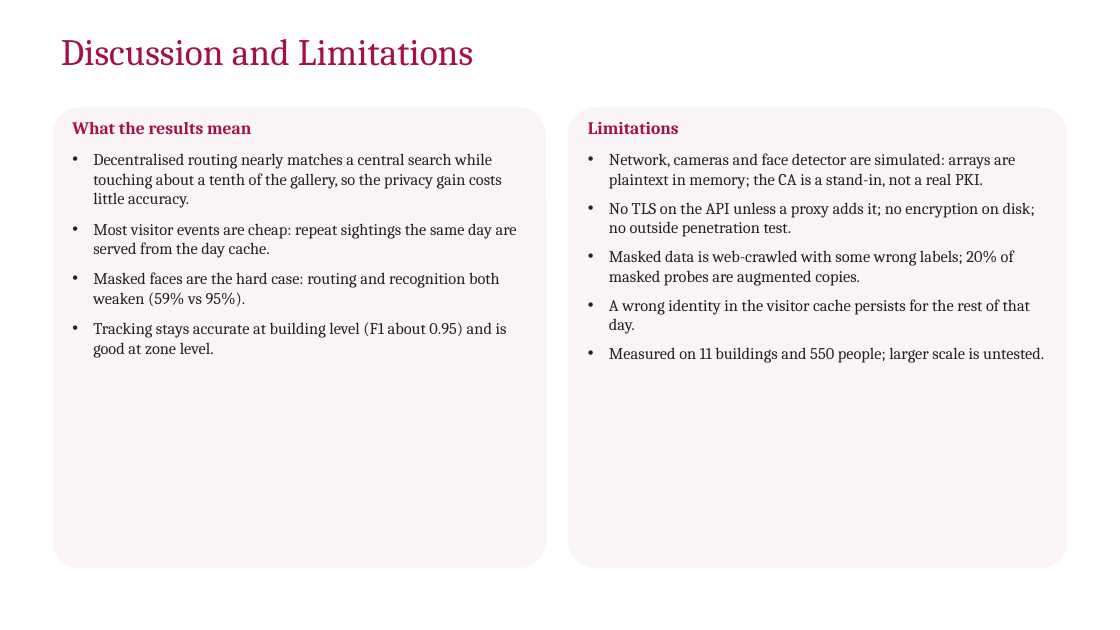
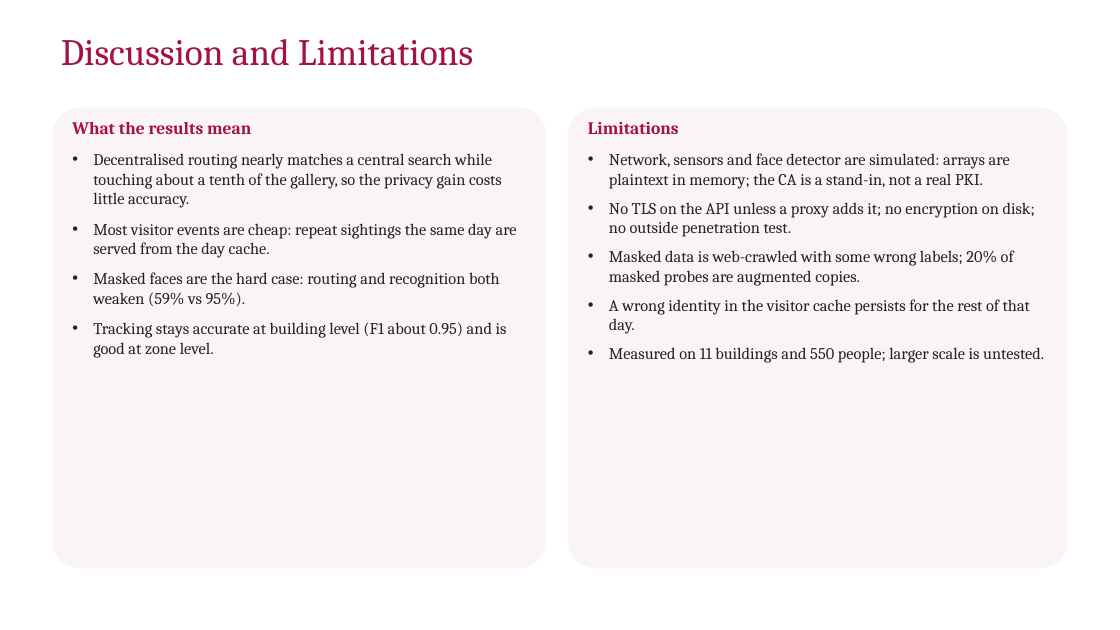
Before and after one commit to yadhu-vipin/Occupant_Tracking_v2, a slide deck: slide 24 of final_review/S7_Final_Review_Group_C3.pptx (slide 23 before the commit). Drawn at 1120x630 pixels with LibreOffice and Linux fonts; fonts in the diff are those of the drawing; background and template pictures are left out. Boxes give left, top, right and bottom in pixels: in the first picture for what was removed or moved away, otherwise in the second. Text is boxed around its words. In the diff, an @@ line names an element or a change of style, - is before the commit and + after.

Commit message:
docs: deck slides 10-30 follow the same rules (sensor-neutral, no class-teacher wording, no result values before the results slides); new results slide for explanations and Bloom filters

```diff
--- a/final_review/S7_Final_Review_Group_C3.pptx
+++ b/final_review/S7_Final_Review_Group_C3.pptx
@@ text at (x1=609, y1=153, x2=1010, y2=189): text changed @@
-• Network, cameras and face detector are simulated: arrays are plaintext in memory; the CA is a stand-in, not a real PKI.
+• Network, sensors and face detector are simulated: arrays are plaintext in memory; the CA is a stand-in, not a real PKI.
```
Also in this commit, not shown: 8 other slides changed, 1 slide added.
